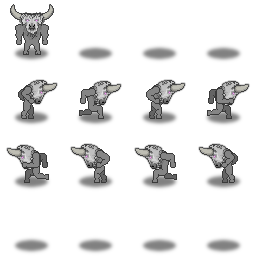
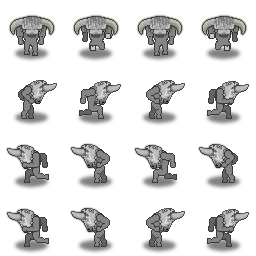
Comparing the layer stacks of the two 256 × 256 images. Changes:
added layer "Calque Copié" above "Image miroir" over [6, 207, 249, 247]
renamed "Calque Copié" to "Tête", painted on it over [10, 4, 249, 105]
renamed "Calque #4" to "Flou tete", painted on it over [8, 14, 250, 106]
renamed "Calque #1" to "plan2 - corps", painted on it over [15, 24, 239, 106]
removed layer "Calque" over [15, 24, 49, 55]
renamed "Calque Copié #2" to "Ombres", painted on it over [11, 43, 244, 247]
